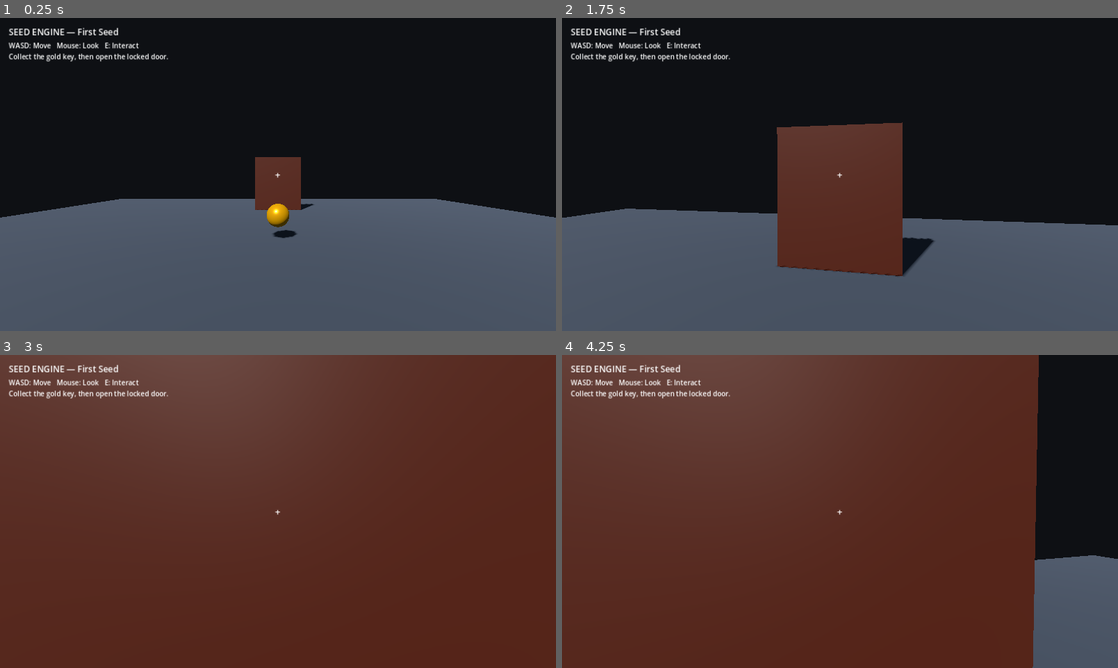
Above: before the commit, frames 1-4 (two rows, left to right).
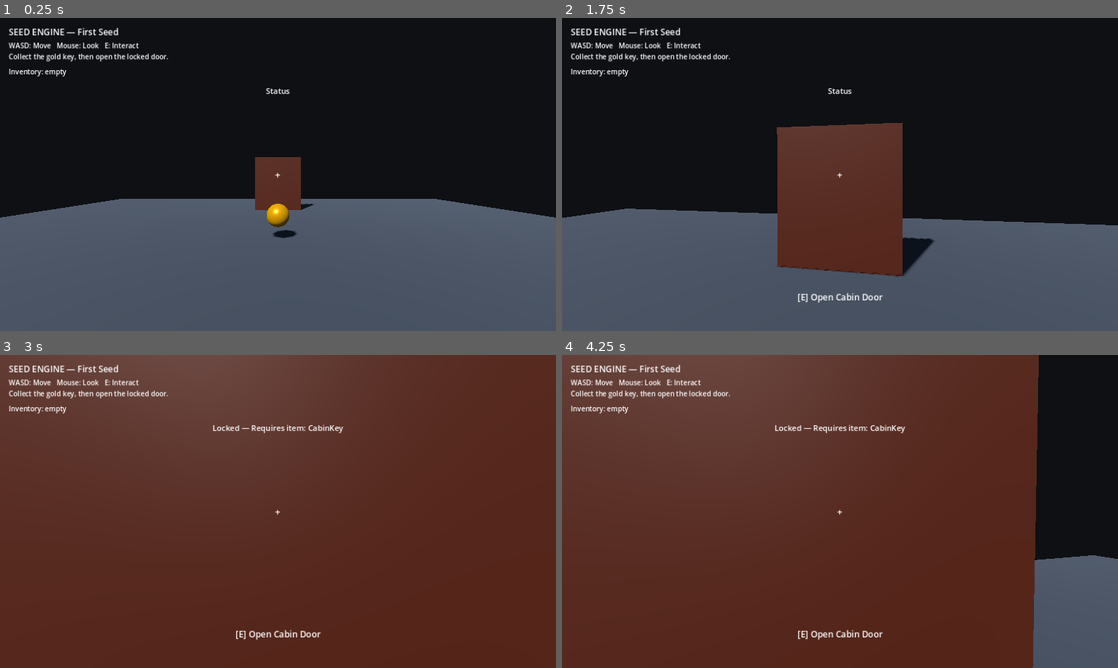
Above: after the commit, the same moments.

Repository: Sohel160202/SeedEngine
Game: Godot game, scene res://examples/first_seed/first_seed_demo.tscn
Two runs of this game, one before a commit and one after it. Both use one fixed random seed, a clock stepped at 60 frames per second and the inputs below.
Inputs (mouse positions are in pixels of both pictures, inside the frame that each line leads up to):
- Up to frame 1 (0.25 s): no input
- Up to frame 2 (1.75 s): tap Enter at 0.5 s; move the mouse to (867, 174) at 0.52 s; hold W from 0.53 s (still down); tap E at 0.6, 1.35 s; move the mouse to (812, 174) at 1.27 s
- Up to frame 3 (3 s): keep holding W; move the mouse to (289, 505) at 2.02 s; tap E at 2.1, 2.85 s; tap Space at 2.75 s; move the mouse to (272, 517) at 2.77 s
- Up to frame 4 (4.25 s): keep holding W; tap Enter at 3.5 s; move the mouse to (878, 514) at 3.52 s; tap E at 3.6 s

The runs differ from the first frame. In frame 1, 0.2% of the frame differs, in the area x 1-53%, y 16-25%; in frame 2, 0.4%; in frame 3, 0.6%; in frame 4, 0.6%, in the area x 1-62%, y 16-92%.

Commit message:
Wire First Seed demo HUD to gameplay feedback

Diff:
--- a/examples/first_seed/first_seed_demo.tscn
+++ b/examples/first_seed/first_seed_demo.tscn
@@ -6,6 +6,7 @@
 [ext_resource type="Script" path="res://addons/seed_engine/runtime/components/seed_interactable.gd" id="4_interactable"]
 [ext_resource type="Script" path="res://addons/seed_engine/runtime/components/seed_pickup.gd" id="5_pickup"]
 [ext_resource type="Script" path="res://addons/seed_engine/runtime/components/seed_door.gd" id="6_door"]
+[ext_resource type="Script" path="res://examples/first_seed/seed_demo_hud.gd" id="7_hud"]
 
 [sub_resource type="Environment" id="Environment_demo"]
 background_mode = 1
@@ -134,6 +135,9 @@
 required_item_id = &"CabinKey"
 
 [node name="UI" type="CanvasLayer" parent="."]
+script = ExtResource("7_hud")
+interactor_path = NodePath("../Player/SeedPlayerInteractor")
+inventory_path = NodePath("../Player/SeedInventory")
 
 [node name="Title" type="Label" parent="UI"]
 offset_left = 20.0
@@ -149,6 +153,39 @@
 offset_right = 620.0
 offset_bottom = 102.0
 text = "WASD: Move   Mouse: Look   E: Interact\nCollect the gold key, then open the locked door."
+
+[node name="Inventory" type="Label" parent="UI"]
+offset_left = 20.0
+offset_top = 112.0
+offset_right = 620.0
+offset_bottom = 142.0
+text = "Inventory: empty"
+
+[node name="Status" type="Label" parent="UI"]
+anchors_preset = 10
+anchor_right = 1.0
+offset_top = 155.0
+offset_bottom = 190.0
+grow_horizontal = 2
+theme_override_font_sizes/font_size = 18
+text = "Status"
+horizontal_alignment = 1
+
+[node name="Prompt" type="Label" parent="UI"]
+anchors_preset = 7
+anchor_left = 0.5
+anchor_top = 1.0
+anchor_right = 0.5
+anchor_bottom = 1.0
+offset_left = -180.0
+offset_top = -92.0
+offset_right = 180.0
+offset_bottom = -52.0
+grow_horizontal = 2
+grow_vertical = 0
+theme_override_font_sizes/font_size = 20
+text = "[E] Interact"
+horizontal_alignment = 1
 
 [node name="Crosshair" type="Label" parent="UI"]
 anchors_preset = 8
Not shown: 1 places in examples/first_seed/first_seed_demo.tscn that only renumber resources
